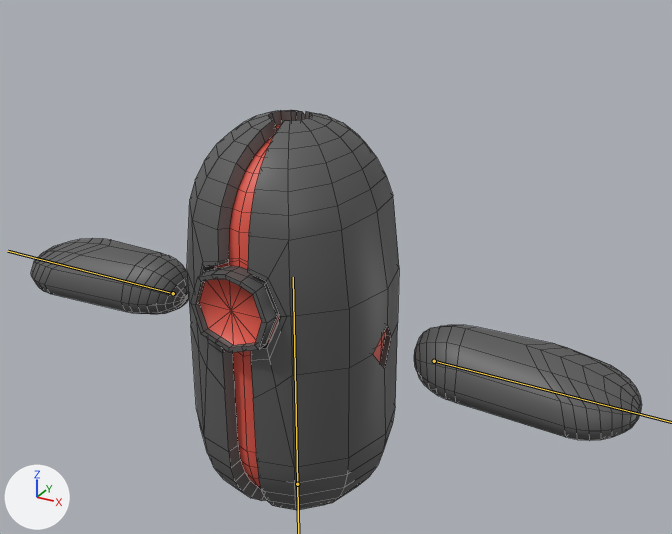
A saved change to the FBX model GMTKJam2025/Assets/Game/Player/player.fbx.
Before and after are seen from a camera (50 mm lens) standing at (1.243, -2.015, 2.065) and looking at (0.099, 0.064, 1.026). Lighting does not change. The marker at lower left points along +X, +Y and +Z. The bones that bend it are drawn over the model as lines. Mesh edges are drawn as thin lines.

The first picture shows 'character'.
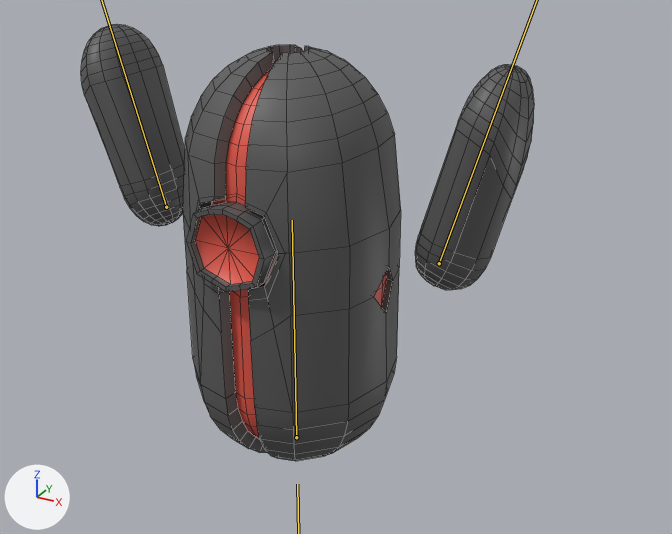
The newer file adds an action. The first version stands in its rest pose; the second is drawn at frame 108 of the action 'carry_item.001'.

What differs and where, as boxes [x1, y1, x2, y2] in the pictures (672 x 534 px):
```json
{"object": "character", "change": "posed", "before": [31, 110, 642, 510], "after": [81, 25, 534, 461], "on screen": "26% narrower, 9% taller"}
{"bone": "body", "before": "(297, 484) to (293, 277)", "after": "(296, 437) to (292, 220)"}
```

Scene script edits in JSON lines:
```json
{"block": "bone_body", "where": "bone_body = bpy.data.objects['char_armature'].pose.bones['body']  # child of 'root'"}
{"op": "set", "path": "bone_body.location", "old": "(0.0, 0.0, 0.0)", "new": "(0.0, 0.17, 0.0)"}
{"block": "bone_arm_l", "where": "bone_arm_l = bpy.data.objects['char_armature'].pose.bones['arm.l']  # child of 'body'"}
{"op": "set", "path": "bone_arm_l.location", "old": "(0.0, 0.0, 0.0)", "new": "(-0.111, 0.0, 0.0)"}
{"op": "set", "path": "bone_arm_l.rotation_quaternion", "old": "(1.0, 0.0, 0.0, 0.0)", "new": "(0.0, -0.598, 0.802, 0.0)", "note": "degrees (0, 0, 0) -> degrees (0, 180, 73)"}
{"block": "bone_arm_r", "where": "bone_arm_r = bpy.data.objects['char_armature'].pose.bones['arm.r']  # child of 'body'"}
{"op": "set", "path": "bone_arm_r.location", "old": "(0.0, 0.0, 0.0)", "new": "(0.111, 0.0, 0.0)"}
{"op": "set", "path": "bone_arm_r.rotation_quaternion", "old": "(1.0, 0.0, 0.0, 0.0)", "new": "(0.0, 0.598, 0.802, 0.0)", "note": "degrees (0, 0, 0) -> degrees (0, -180, -73)"}
```
